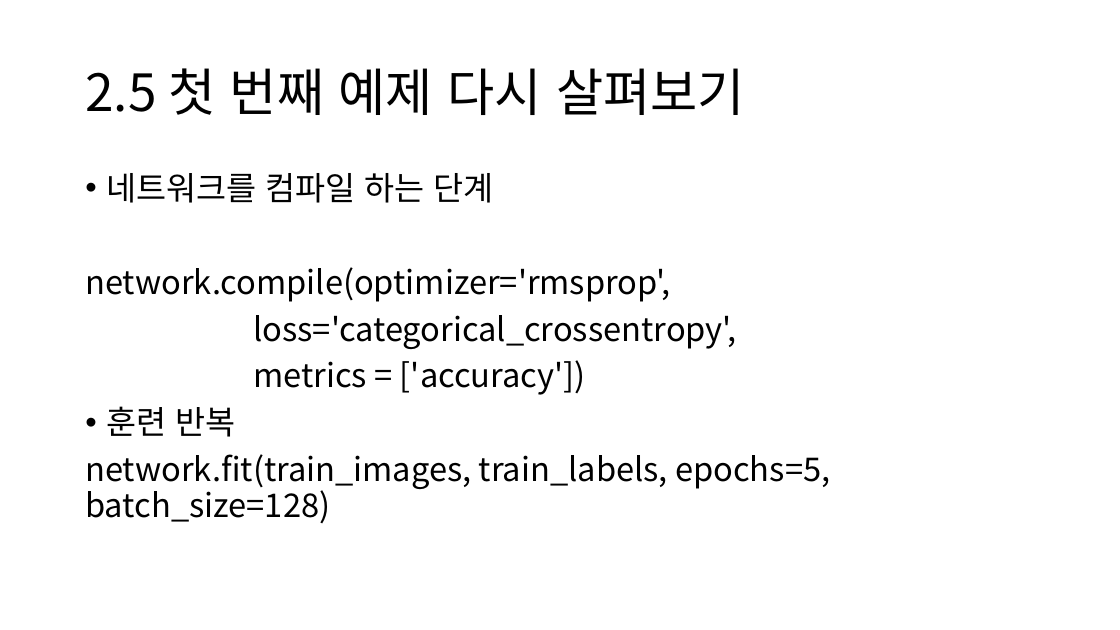
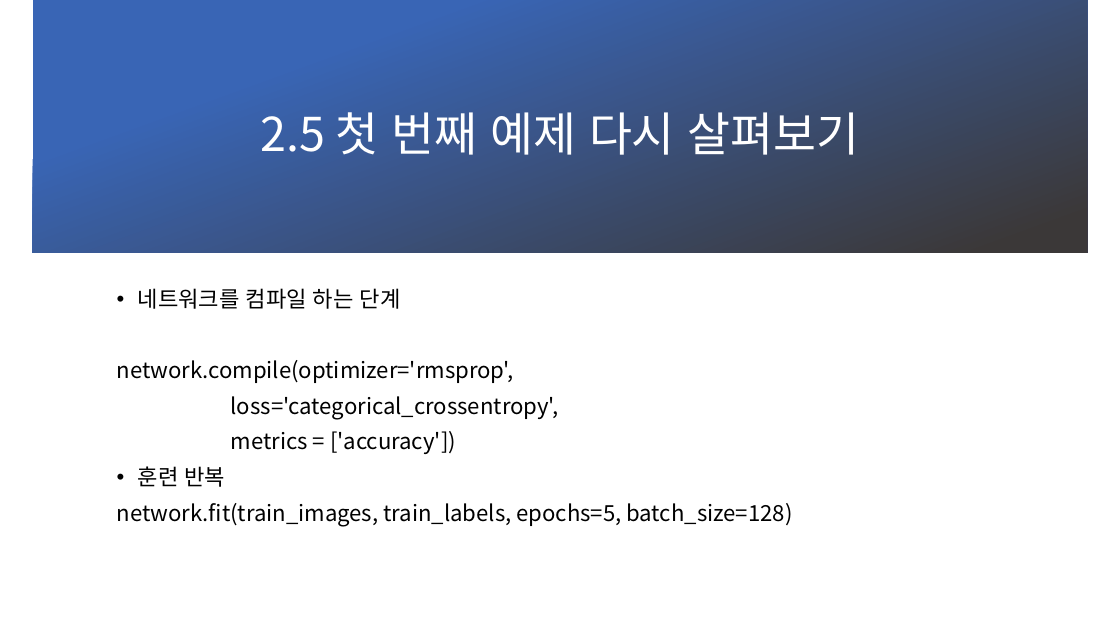
Before and after one commit to JoSihun/DeepLearningStudy, a slide deck: slide 5 of 01_TEAM_DATA/B팀/2주차_1장,2장_B팀_염주헌.pptx. Drawn at 1120x630 pixels with LibreOffice and Linux fonts; fonts in the diff are those of the drawing; background and template pictures are left out. Boxes give left, top, right and bottom in pixels: in the first picture for what was removed or moved away, otherwise in the second. Text is boxed around its words. In the diff, an @@ line names an element or a change of style, - is before the commit and + after.

```diff
--- a/01_TEAM_DATA/B팀/2주차_1장,2장_B팀_염주헌.pptx
+++ b/01_TEAM_DATA/B팀/2주차_1장,2장_B팀_염주헌.pptx
@@ rectangle added at [33, 0, 1088, 253], fill gradient #3965B5 to #3B3838 @@
@@ title "2.5 첫 번째 예제 다시 ...": place and size @@
-title "2.5 첫 번째 예제 다시 ..." at [85, 68, 745, 115]
+title "2.5 첫 번째 예제 다시 ..." at [260, 112, 860, 155]
@@ title "2.5 첫 번째 예제 다시 ..." at [260, 112, 860, 155]: size 44 to 40 pt, text colour #000000 to #FFFFFF; alignment left to centre @@
@@ text "네트워크를 컴파일 하는 단계": place and size @@
-text "네트워크를 컴파일 하는 단계" at [85, 173, 830, 523]
+text "네트워크를 컴파일 하는 단계" at [117, 288, 793, 526]
@@ text "네트워크를 컴파일 하는 단계" at [117, 288, 793, 526]: size 28 to 19 pt @@
```
Also in this commit, not shown: 3 other slides changed.
